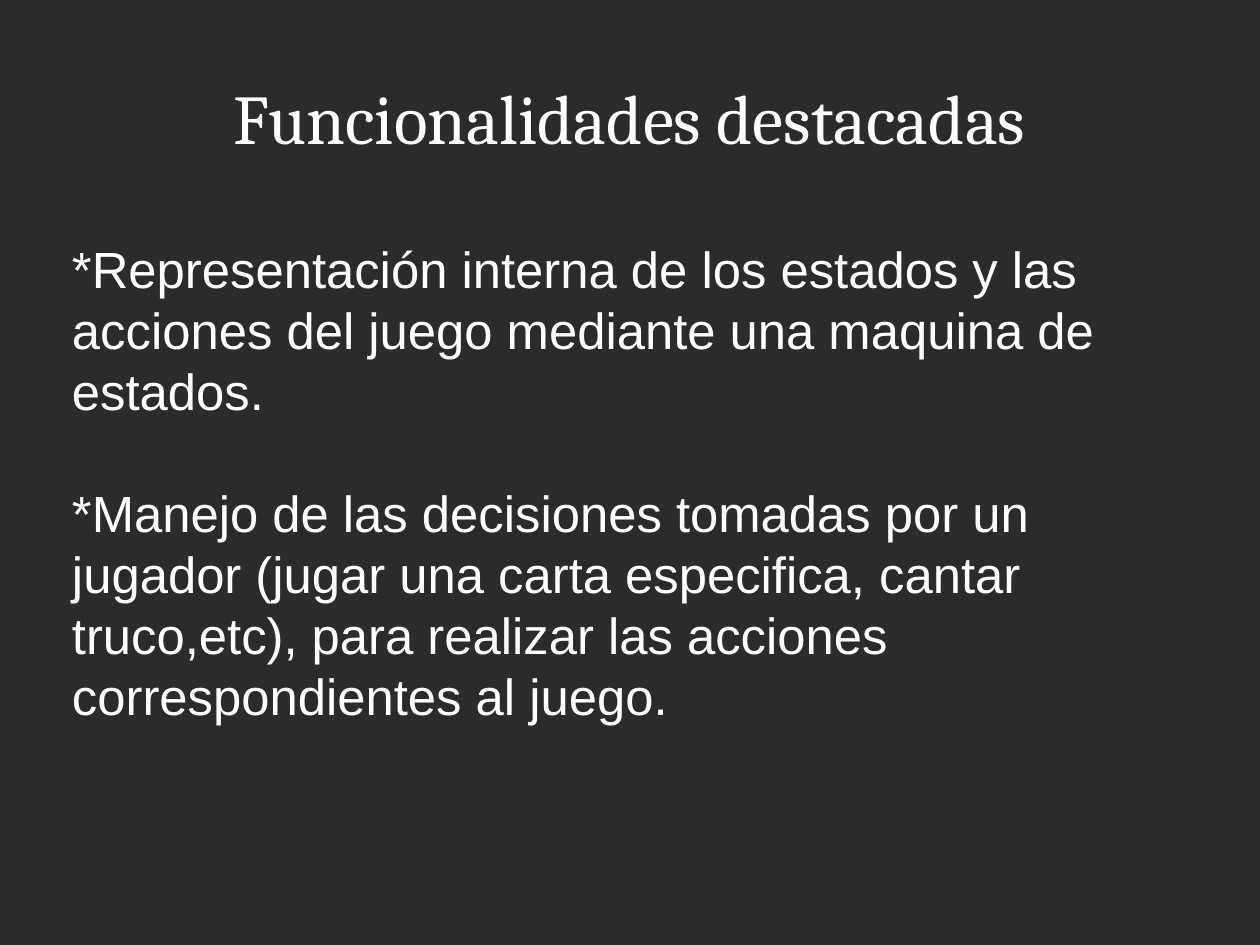
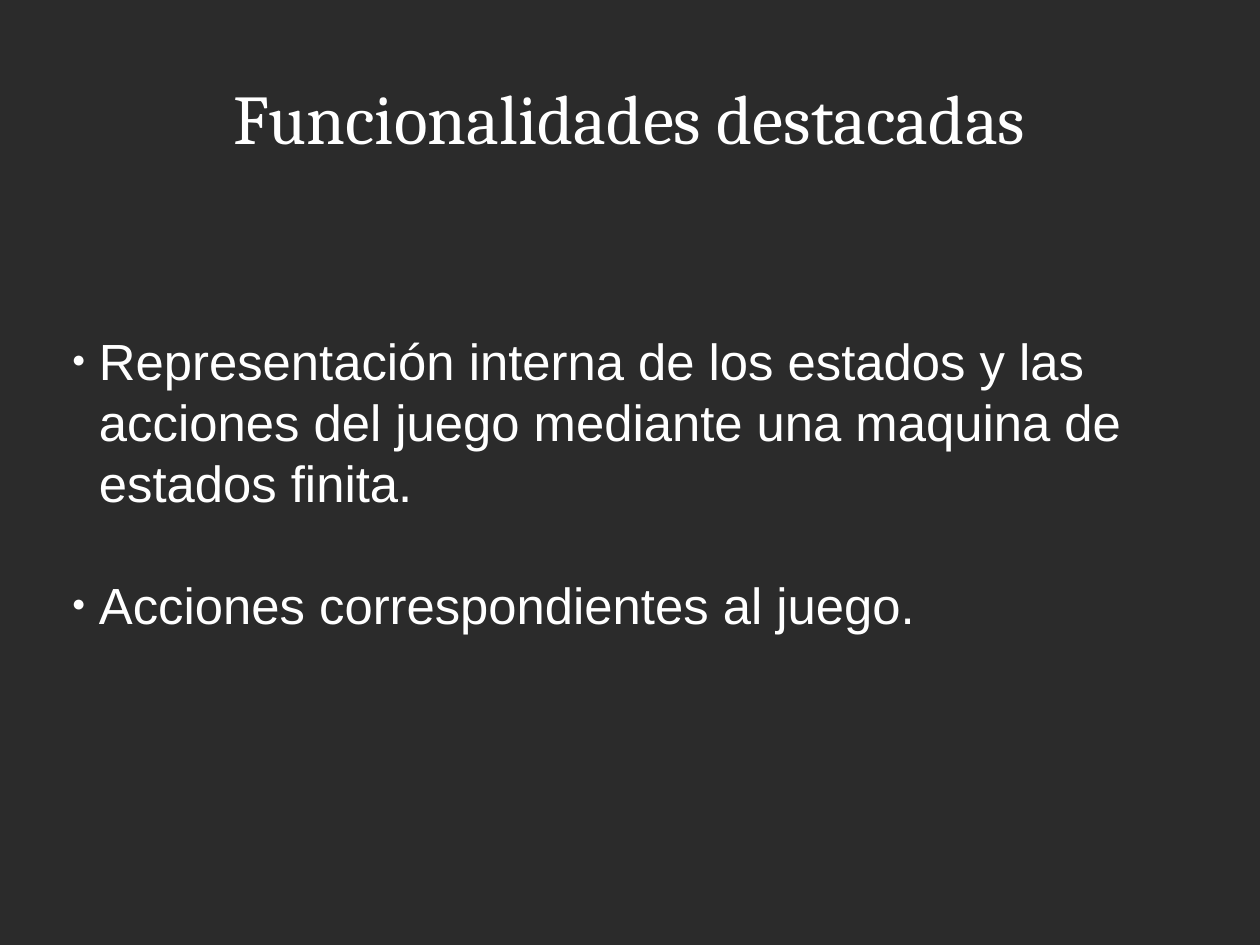
Before and after one commit to elisaboselli/TallerJavaScript, a slide deck: slide 9 of documents/presentacion.odp. Drawn at 1260x945 pixels with LibreOffice and Linux fonts; fonts in the diff are those of the drawing; background and template pictures are left out; a plain dark background stands for a picture behind light text. Boxes give left, top, right and bottom in pixels: in the first picture for what was removed or moved away, otherwise in the second. Text is boxed around its words. In the diff, an @@ line names an element or a change of style, - is before the commit and + after.

```diff
--- a/documents/presentacion.odp
+++ b/documents/presentacion.odp
@@ subtitle at [99,342,1120,634]: text changed @@
-*Representación interna de los estados y las acciones del juego mediante una maquina de estados.
-*Manejo de las decisiones tomadas por un jugador (jugar una carta especifica, cantar truco,etc), para realizar las acciones correspondientes al juego.
+● Representación interna de los estados y las acciones del juego mediante una maquina de estados finita.
+● Acciones correspondientes al juego.
```
Also in this commit, not shown: 10 other slides changed, 7 other files.
